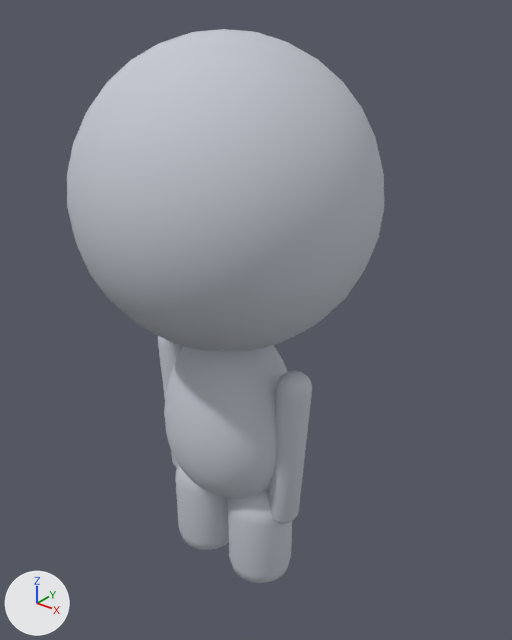
What one commit did to the FBX model Art/Export/SK_Mannequin.fbx.
One viewpoint serves both versions: a 50 mm camera at (0.733, -0.842, 1.07) aimed at (0.029, 0.038, 0.524). Lighting does not change. The marker at lower left points along +X, +Y and +Z. The first picture is the older version.

Names of what the first picture shows: 'SK_Mannequin_Body', 'SK_Mannequin_Head'.
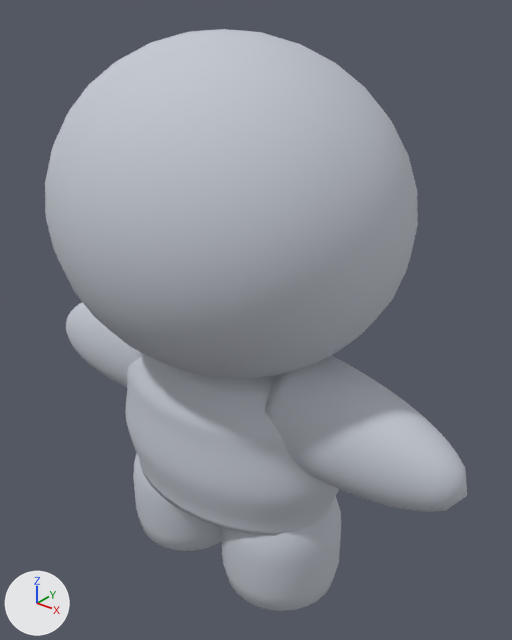
Commit message: Rebuild mannequin from sketch v2 measurements

Diff of the bpy script that builds the scene:
```diff
--- a/Art/Export/SK_Mannequin.fbx.py
+++ b/Art/Export/SK_Mannequin.fbx.py
@@ me_sk_mannequin_body @@
 # used by ob_sk_mannequin_body; location = (0.0, 0.0, 0.0)
-me_sk_mannequin_body.from_pydata(...)  # 2334 vertices, 2464 faces; spans x -0.172..0.172, y -0.116..0.116, z 0.0..0.53
+me_sk_mannequin_body.from_pydata(...)  # 2418 vertices, 2548 faces; spans x -0.458..0.458, y -0.155..0.155, z 0.0..0.524
+# me_sk_mannequin_body part 1: the loose piece of 870 vertices spanning x -0.131..0.131, y -0.116..0.116, z 0.17..0.53 is rebuilt with 898 vertices and now spans x -0.238..0.238, y -0.155..0.155, z 0.2..0.52
+# me_sk_mannequin_body part 2: a new loose piece of 450 vertices spanning x 0.127..0.458, y -0.085..0.085, z 0.307..0.524, in mat_m_mannequin (light grey #c4c8d1)
+# me_sk_mannequin_body part 3: a new loose piece of 450 vertices spanning x -0.458..-0.127, y -0.085..0.085, z 0.307..0.524, in mat_m_mannequin (light grey #c4c8d1)
+# me_sk_mannequin_body part 4: a new loose piece of 310 vertices spanning x 0.007..0.233, y -0.113..0.113, z 0.0..0.26, in mat_m_mannequin (light grey #c4c8d1)
+# me_sk_mannequin_body part 5: a new loose piece of 310 vertices spanning x -0.233..-0.007, y -0.113..0.113, z 0.0..0.26, in mat_m_mannequin (light grey #c4c8d1)
+# me_sk_mannequin_body part 6: the loose piece of 422 vertices spanning x -0.172..-0.094, y -0.03..0.03, z 0.15..0.475 is deleted
+# me_sk_mannequin_body part 7: the loose piece of 422 vertices spanning x 0.094..0.172, y -0.03..0.03, z 0.15..0.475 is deleted
+# me_sk_mannequin_body part 8: the loose piece of 310 vertices spanning x -0.132..-0.008, y -0.062..0.062, z 0.0..0.22 is deleted
+# me_sk_mannequin_body part 9: the loose piece of 310 vertices spanning x 0.008..0.132, y -0.062..0.062, z 0.0..0.22 is deleted
 me_sk_mannequin_body.materials.append(mat_m_mannequin)
@@ me_sk_mannequin_head @@
 # used by ob_sk_mannequin_head; location = (0.0, 0.0, 0.0)
-me_sk_mannequin_head.from_pydata(...)  # 422 vertices, 448 faces; spans x -0.25..0.25, y -0.25..0.25, z 0.5..1.0
+me_sk_mannequin_head.from_pydata(...)  # 422 vertices, 448 faces; spans x -0.31..0.31, y -0.27..0.27, z 0.46..1.0
+# me_sk_mannequin_head part 10: the whole mesh is scaled about its middle by (1.24, 1.08, 1.08), then moved by (0.0, 0.0, -0.02)
 me_sk_mannequin_head.materials.append(mat_m_mannequin)
```

Location of each change, (x1, y1, x2, y2) in pixels of the pictures (512 x 640 px):
'SK_Mannequin_Head', moved, rescaled (18% wider, 8% taller): before (67, 29, 384, 352); after (45, 29, 418, 379)
'SK_Mannequin_Body', reshaped (159% wider, 25% taller): before (158, 336, 312, 583); after (66, 302, 467, 611)
part 1 of me_sk_mannequin_body, rebuilt (71% wider, 19% taller): before (164, 345, 288, 498); after (126, 353, 339, 536)
part 2 of me_sk_mannequin_body, added: after (265, 355, 467, 512)
part 3 of me_sk_mannequin_body, added: after (66, 302, 142, 387)
part 4 of me_sk_mannequin_body, added: after (221, 496, 341, 611)
part 5 of me_sk_mannequin_body, added: after (133, 454, 222, 551)
part 6 of me_sk_mannequin_body, deleted: before (158, 336, 184, 468)
part 7 of me_sk_mannequin_body, deleted: before (268, 371, 312, 524)
part 8 of me_sk_mannequin_body, deleted: before (176, 465, 229, 550)
part 9 of me_sk_mannequin_body, deleted: before (228, 488, 292, 583)
